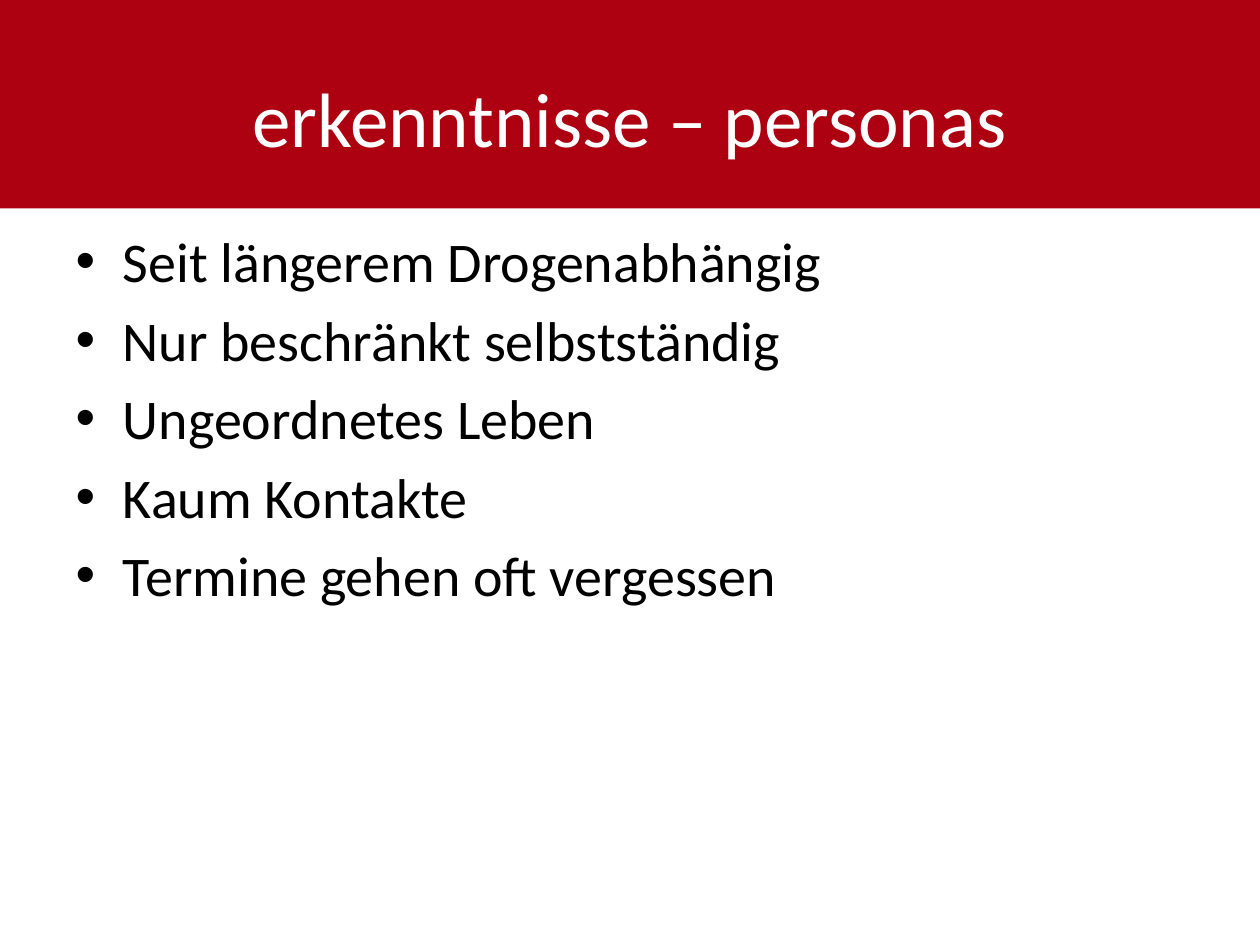
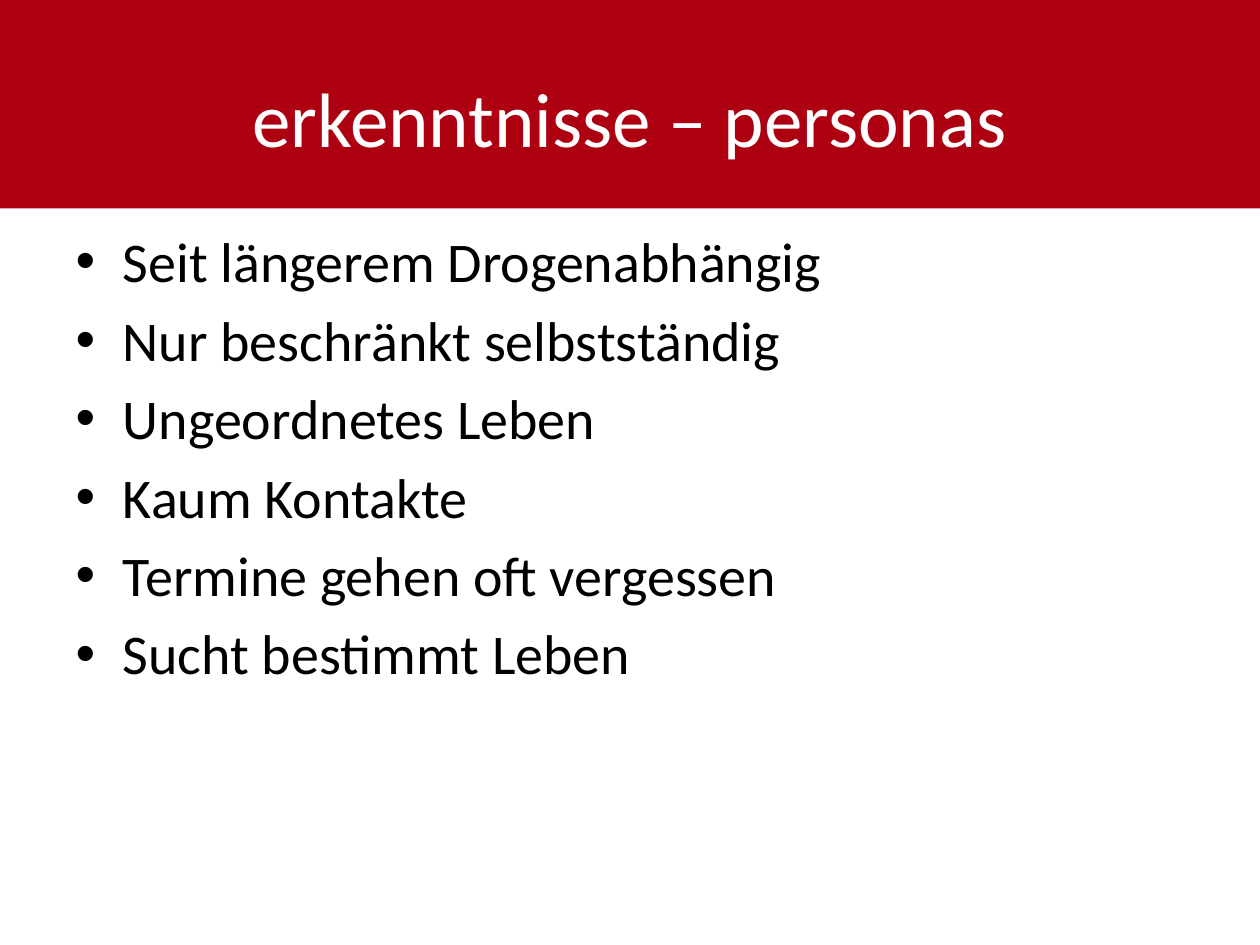
Before and after one commit to shylux/ch.bfh.bti7081.s2015.rot, a slide deck: slide 5 of doc/task03/Design_Thinking_final.pptx (slide 4 before the commit). Drawn at 1260x945 pixels with LibreOffice and Linux fonts; fonts in the diff are those of the drawing. Boxes give left, top, right and bottom in pixels: in the first picture for what was removed or moved away, otherwise in the second. Text is boxed around its words. In the diff, an @@ line names an element or a change of style, - is before the commit and + after.

```diff
--- a/doc/task03/Design_Thinking_final.pptx
+++ b/doc/task03/Design_Thinking_final.pptx
@@ text at bbox=[123, 635, 630, 675]: paragraph added @@
+• Sucht bestimmt Leben
```
Also in this commit, not shown: 3 other slides changed, 2 slides added.
